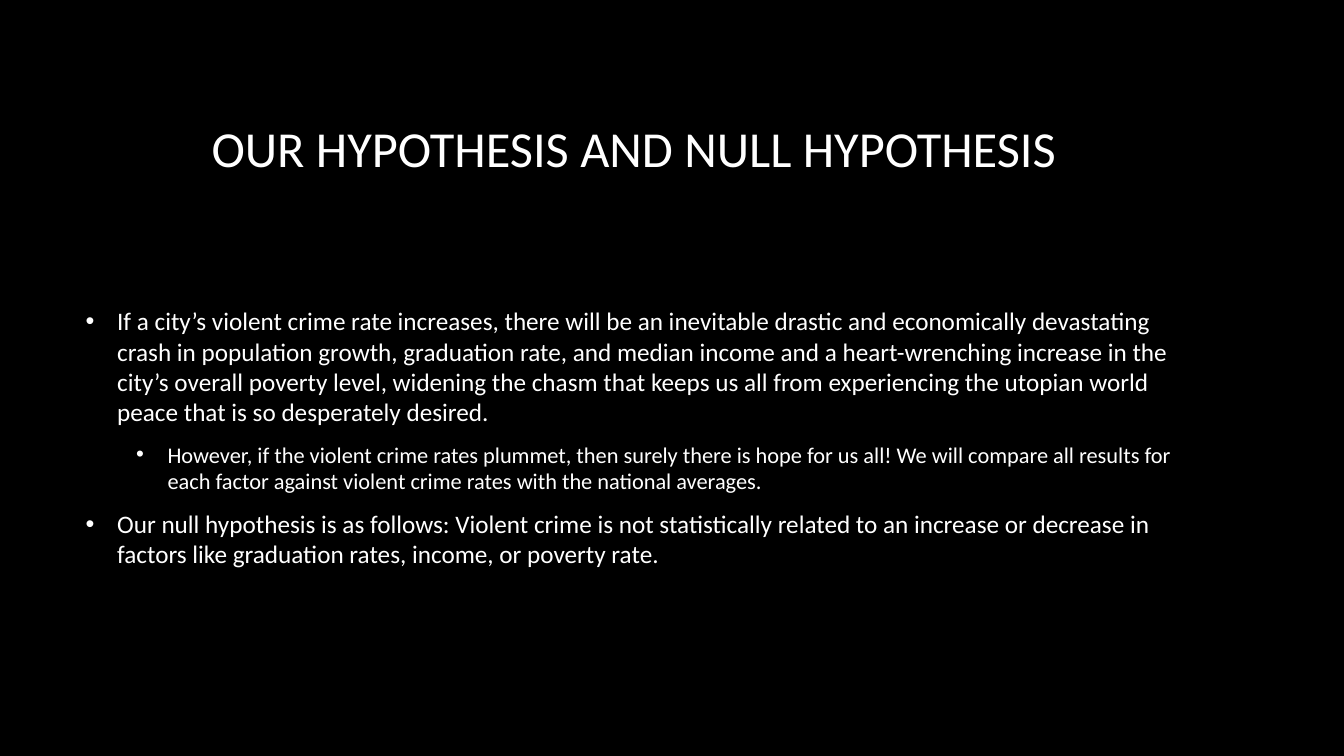
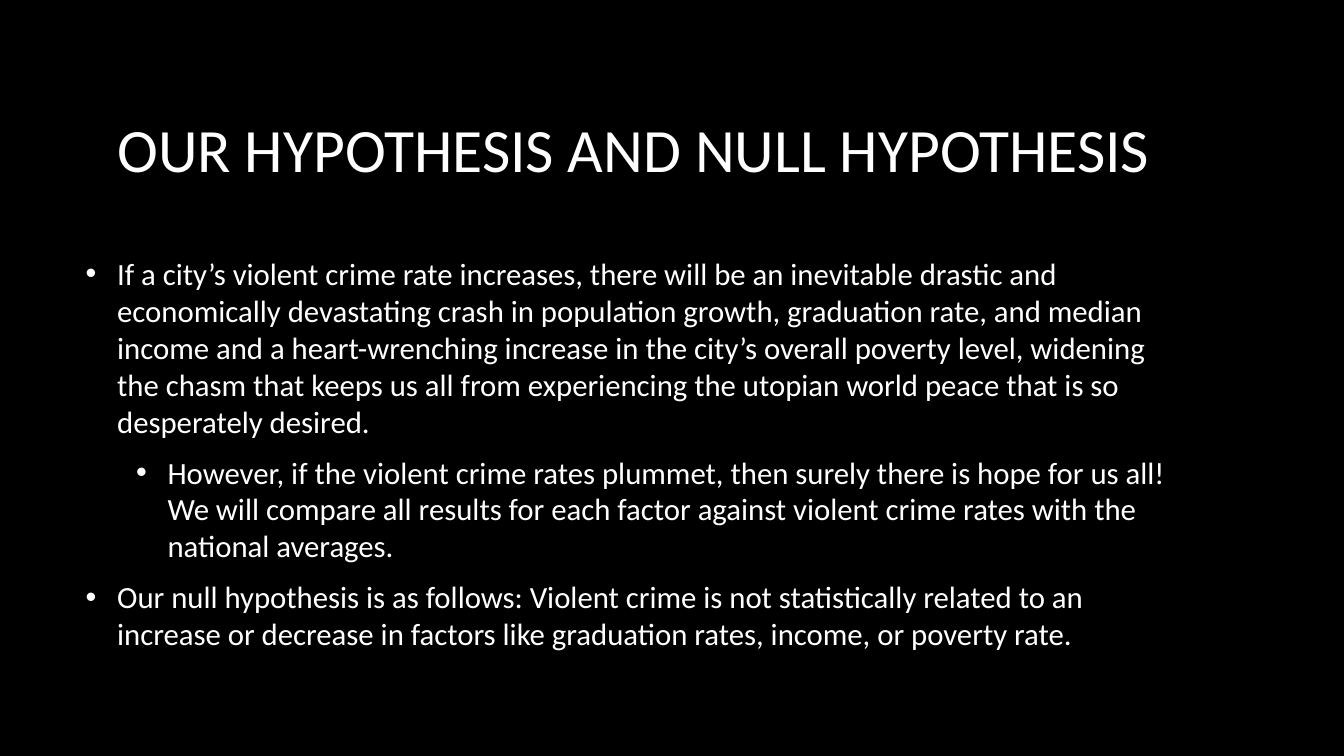
Before and after one commit to MikeAnderson89/National-Crime-Rate-Correlations, a slide deck: slide 5 of Project1Presentation.pptx. Drawn at 1344x756 pixels with LibreOffice and Linux fonts; fonts in the diff are those of the drawing; background and template pictures are left out. Boxes give left, top, right and bottom in pixels: in the first picture for what was removed or moved away, otherwise in the second. Text is boxed around its words. In the diff, an @@ line names an element or a change of style, - is before the commit and + after.

```diff
--- a/Project1Presentation.pptx
+++ b/Project1Presentation.pptx
@@ title "OUR HYPOTHESIS AND NULL HYPOTHESIS" at (117, 132, 1149, 173): size 36 to 44 pt @@
@@ text "If a city’s violent crime ..." at (117, 263, 1165, 651): size 18 to 22 pt in "If a city’s violent crime rate increases, ...", "Our null hypothesis is as follows: Violent ..."; size 16 to 22 pt in "However, if the violent crime rates plummet, ..." @@
```
Also in this commit, not shown: 1 other slide changed, 1 slide added, 1 slide removed.
